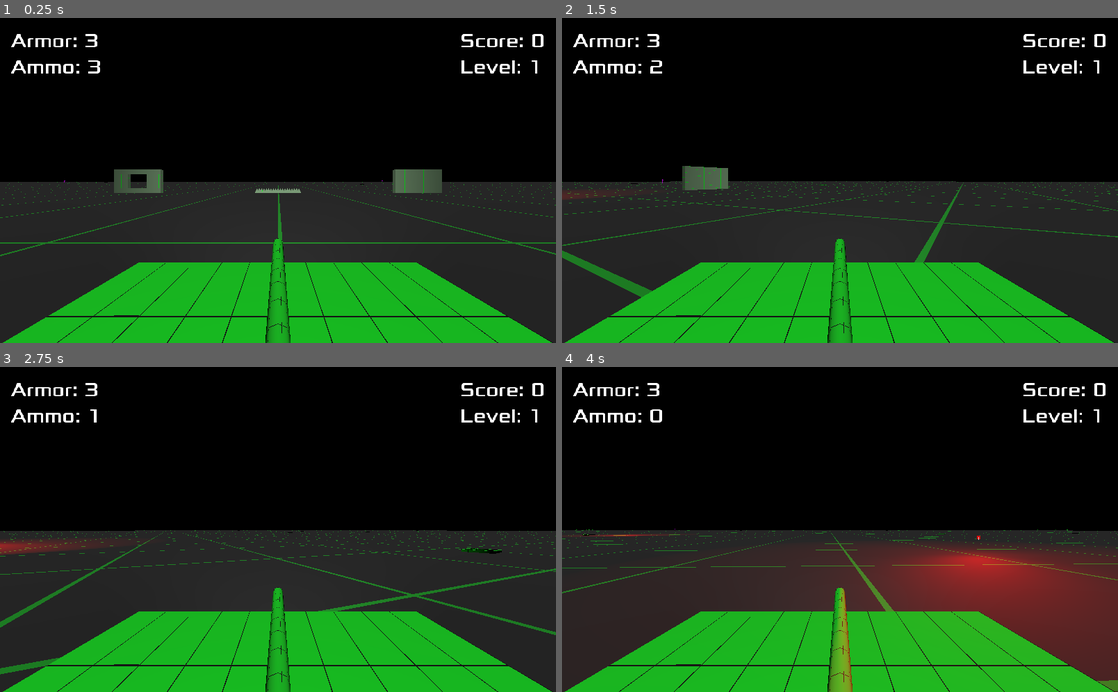
Above: before the commit, frames 1-4 (two rows, left to right).
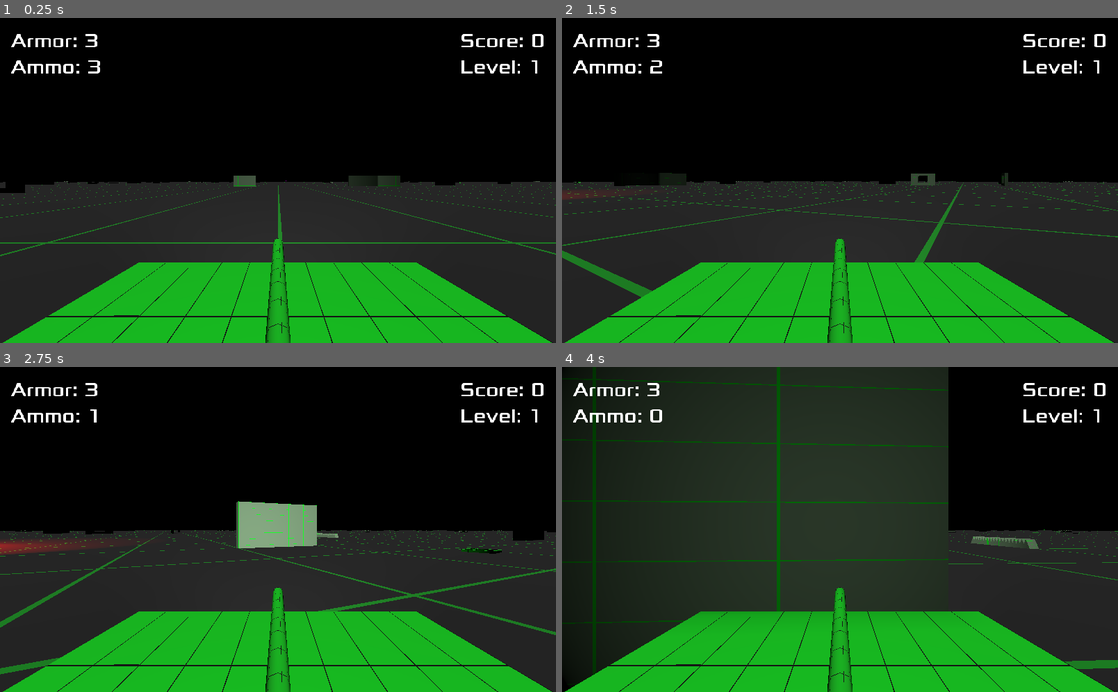
Above: after the commit, the same moments.

Repository: Kromey/spectre
Game: Godot game, scene res://Main.tscn
The game is run twice, just before and just after one commit, with the same random seed, the same clock (stepped at 60 frames per second) and the same inputs.
Inputs:
- Up to frame 1 (0.25 s): no input
- Up to frame 2 (1.5 s): hold D (movement_right) 0.53-1.28 s; hold Space (action_shoot) 0.53-1.28 s; hold S (movement_backward) from 1.28 s (still down); tap Space (action_shoot) at 1.35 s
- Up to frame 3 (2.75 s): release S (movement_backward) at 2.03 s; hold D (movement_right) from 2.03 s (still down); hold Space (action_shoot) from 2.03 s (still down)
- Up to frame 4 (4 s): release D (movement_right) at 2.78 s; release Space (action_shoot) at 2.78 s; hold W (movement_forward) 2.78-3.53 s; tap Space (action_shoot) at 2.85 s; hold A (movement_left) from 3.53 s (still down); hold Space (action_shoot) from 3.53 s (still down)

The runs differ from the first frame. In frame 1, 1.8% of the frame differs, in the area x 0-98%, y 46-54%; in frame 2, 1.0%; in frame 3, 2.3%; in frame 4, 51%, in the area x 0-100%, y 0-100%.

Commit message:
Randomly spawn walls throughout the play area

Diff:
--- a/Main.gd
+++ b/Main.gd
@@ -5,6 +5,12 @@
 const AITank = preload("res://tanks/AITank.tscn")
 const ArmorPickup = preload("res://ArmorPickup.tscn")
 const Flag = preload("res://Flag.tscn")
+
+const Walls = [
+	preload("res://obstacles/Wall.tscn"),
+	preload("res://obstacles/WindowedWall.tscn"),
+	preload("res://obstacles/SawTeeth.tscn"),
+]
 
 
 # Called when the node enters the scene tree for the first time.
@@ -19,6 +25,19 @@
 
 	var rng = RandomNumberGenerator.new()
 	rng.randomize()
+
+	for _i in 200:
+		var x = rng.randi_range(-90, 90)
+		var z = rng.randi_range(-90, 90)
+		var r = rng.randi_range(0, 1) * PI / 2
+		var i = rng.randi_range(0, Walls.size() + 1) # Allow extra numbers for bias
+		if i >= Walls.size():
+			i = 0 # Make the first wall more likely to be chosen
+
+		var wall = Walls[i].instance()
+		wall.translate(Vector3(x, 0, z))
+		wall.rotate_y(r)
+		add_child(wall)
 
 	for _i in 20:
 		var x = rng.randf_range(75, 90)
--- a/Main.tscn
+++ b/Main.tscn
@@ -1,10 +1,7 @@
-[gd_scene load_steps=11 format=2]
+[gd_scene load_steps=8 format=2]
 
 [ext_resource path="res://grid.shader" type="Shader" id=1]
-[ext_resource path="res://obstacles/Wall.tscn" type="PackedScene" id=2]
 [ext_resource path="res://Main.gd" type="Script" id=3]
-[ext_resource path="res://obstacles/SawTeeth.tscn" type="PackedScene" id=4]
-[ext_resource path="res://obstacles/WindowedWall.tscn" type="PackedScene" id=5]
 
 [sub_resource type="PhysicsMaterial" id=1]
 bounce = 1.0
@@ -49,12 +46,3 @@
 
 [node name="Camera" type="Camera" parent="."]
 transform = Transform( 1, -1.23634e-07, 1.23634e-07, 0, 0.707107, 0.707107, -1.74846e-07, -0.707107, 0.707107, 3.49691e-06, 10, 20 )
-
-[node name="SawTeeth" parent="." instance=ExtResource( 4 )]
-transform = Transform( 1, 0, 0, 0, 1, 0, 0, 0, 1, 0, 0, -10 )
-
-[node name="Wall" parent="." instance=ExtResource( 2 )]
-transform = Transform( 1, 0, 0, 0, 1, 0, 0, 0, 1, 6, 0, -10 )
-
-[node name="WindowedWall" parent="." instance=ExtResource( 5 )]
-transform = Transform( 1, 0, 0, 0, 1, 0, 0, 0, 1, -6, 0, -10 )
